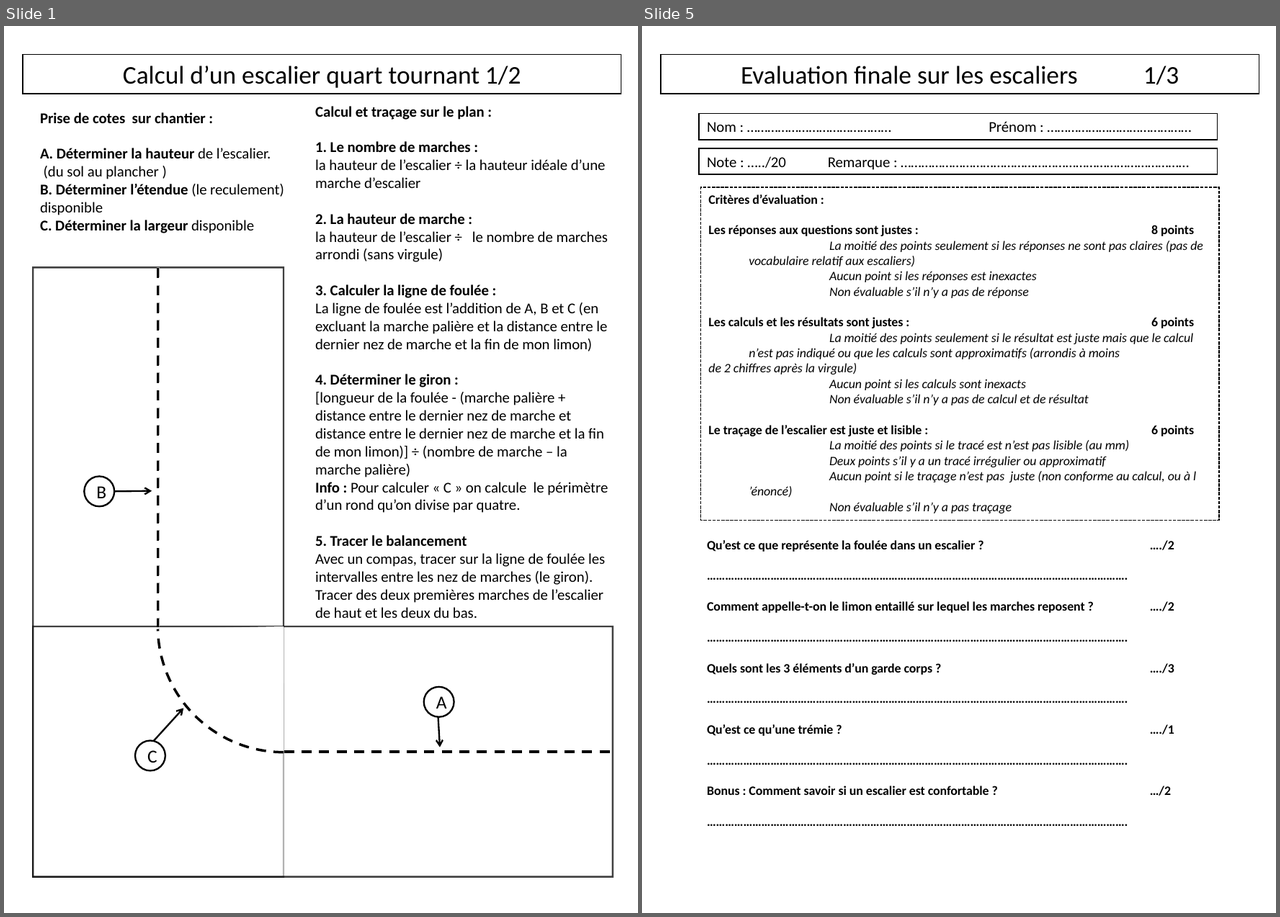
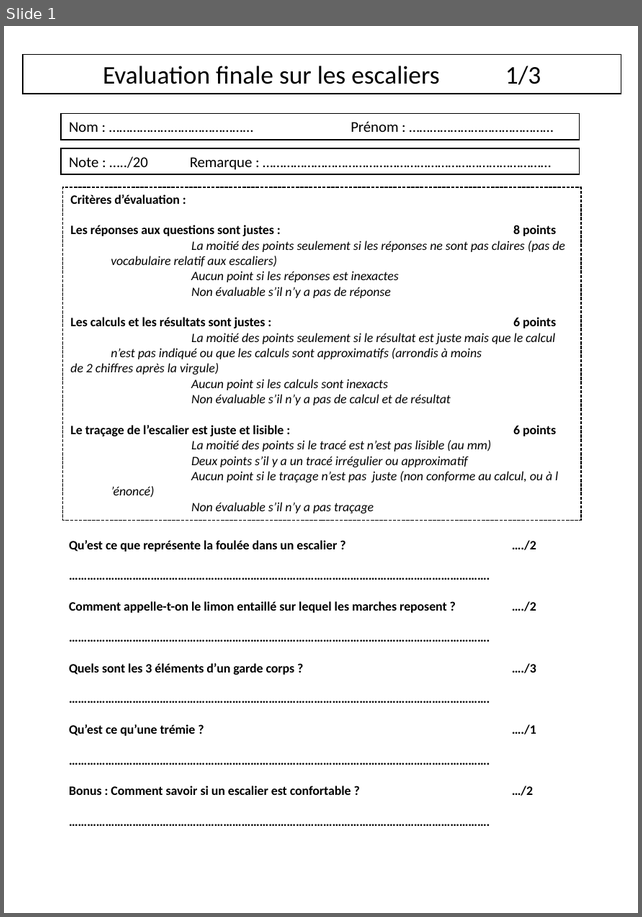
Before and after one commit to kduchevreuil/Cours-Menuiserie, a slide deck: escaliers.pptx. Shown side by side, each under a label of ours: slides 1 and 5 before the commit, slide 1 after it; the slides between them are not shown. The pictures are 1280x917 and 642x917 pixels, drawn with LibreOffice and Linux fonts; fonts in the diff are those of the drawing. Boxes give left, top, right and bottom in pixels: in the first picture for what was removed or moved away, otherwise in the second. Text is boxed around its words. In the diff, an @@ line names an element or a change of style, - is before the commit and + after.

```diff
--- a/escaliers.pptx
+++ b/escaliers.pptx
@@ slide 1 removed at [4,26,638,913], background #FFFFFF @@
@@ rectangle removed at [23,54,621,94] @@
-Calcul d’un escalier quart tournant 1/2
@@ text removed at [315,106,607,618] @@
-Calcul et traçage sur le plan :
-1. Le nombre de marches :
-la hauteur de l’escalier ÷ la hauteur idéale d’une marche d’escalier
-2. La hauteur de marche :
-la hauteur de l’escalier ÷ le nombre de marches arrondi (sans virgule)
-3. Calculer la ligne de foulée :
-La ligne de foulée est l’addition de A, B et C (en excluant la marche palière et la distance entre le dernier nez de marche et la fin de mon limon)
-4. Déterminer le giron :
-[longueur de la foulée - (marche palière + distance entre le dernier nez de marche et distance entre le dernier nez de marche et la fin de mon limon)] ÷ (nombre de marche – la marche palière)
-Info : Pour calculer « C » on calcule le périmètre d’un rond qu’on divise par quatre.
-5. Tracer le balancement
-Avec un compas, tracer sur la ligne de foulée les intervalles entre les nez de marches (le giron). Tracer des deux premières marches de l’escalier de haut et les deux du bas.
@@ text removed at [40,112,284,233] @@
-Prise de cotes sur chantier :
-A. Déterminer la hauteur de l’escalier.
-(du sol au plancher )
-B. Déterminer l’étendue (le reculement) disponible
-C. Déterminer la largeur disponible
@@ rectangle removed at [33,267,283,877] @@
@@ line removed from (158, 269) to (158, 627) @@
@@ line removed from (159, 267) to (159, 626) @@
@@ ellipse removed at [85,477,114,507] @@
-B
@@ arrow removed from (114, 491) to (152, 491) @@
@@ arc (boxed as its full ellipse) removed at [159,500,411,752] @@
@@ arc (boxed as its full ellipse) removed at [158,501,410,753] @@
@@ rectangle removed at [33,626,612,877] @@
@@ ellipse removed at [424,687,453,716] @@
-A
@@ arrow removed from (152, 743) to (183, 709) @@
@@ arrow removed from (438, 716) to (440, 747) @@
@@ ellipse removed at [135,741,165,770] @@
-C
@@ line removed from (284, 752) to (612, 752) @@
@@ what was slide 5 is now slide 1 @@
```
Also in this commit, not shown: 1 slide changed, 3 other slides removed, 4 other files.
